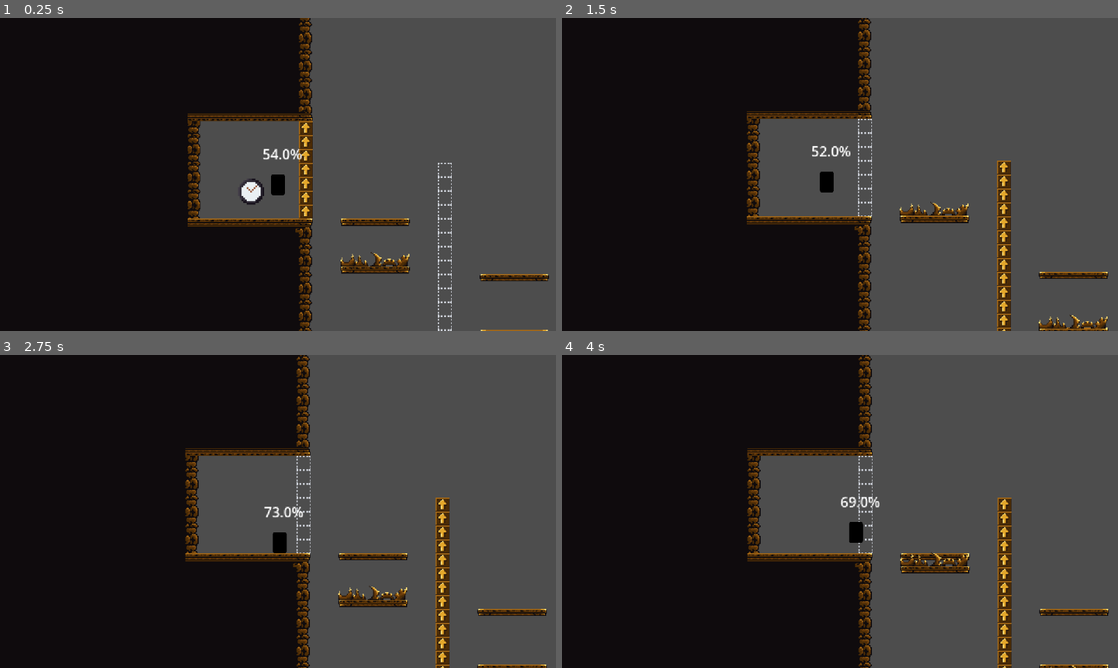
Above: before the commit, frames 1-4 (two rows, left to right).
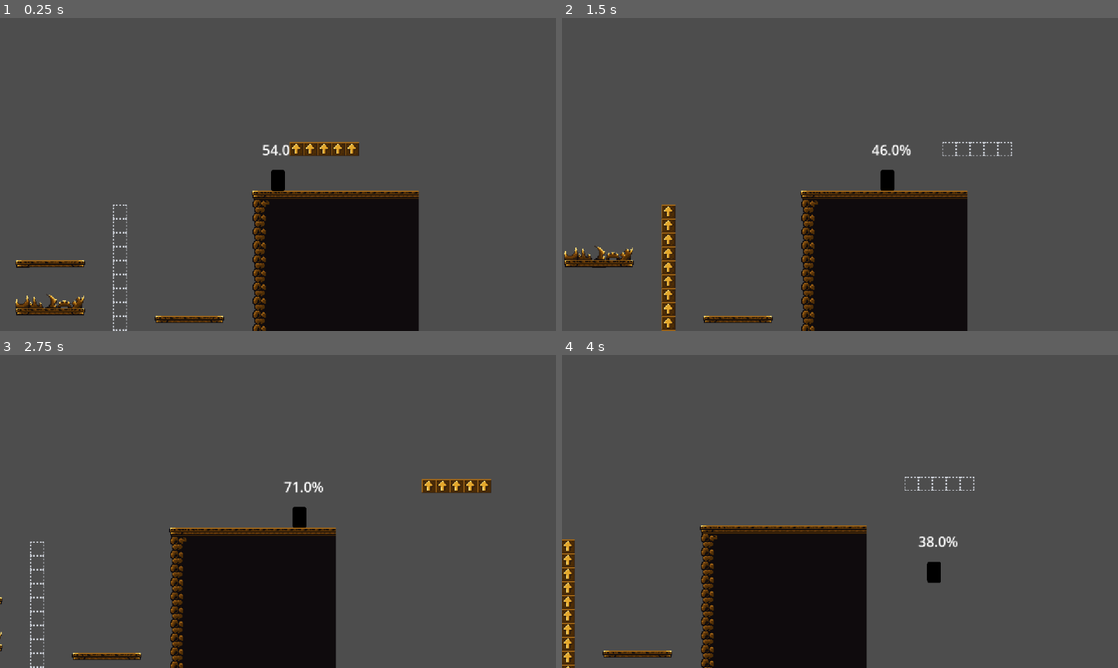
Above: after the commit, the same moments.

Repository: ygda-org/towerglass
Game: Godot game, scene res://levels/on_off.tscn
The game is run twice, just before and just after one commit, with the same random seed, the same clock (stepped at 60 frames per second) and the same inputs. This scene is started directly instead of the project's main scene. The engine's default icon, where the game draws it, is replaced by a stand-in: a white triangle on a blue panel in a dark square. Sound files missing from this copy of the repository are replaced by a short silence.
Inputs:
- Up to frame 1 (0.25 s): no input
- Up to frame 2 (1.5 s): hold D (right) from 0.53 s (still down); tap Space (jump) at 0.77 s
- Up to frame 3 (2.75 s): tap Space (jump) at 1.52 s; release D (right) at 2.03 s; hold A (left) from 2.03 s (still down)
- Up to frame 4 (4 s): release A (left) at 2.78 s; hold D (right) from 2.78 s (still down); tap Space (jump) at 3.02, 3.77 s

The runs differ from the first frame. In frame 1, 58% of the frame differs, in the area x 0-99%, y 0-100%; in frame 2, 57%; in frame 3, 49%; in frame 4, 44%.

Commit message:
movable on/off

Diff:
--- a/levels/level_objects/movable_platform.gd
+++ b/levels/level_objects/movable_platform.gd
@@ -1,23 +1,24 @@
 extends Node2D
 
 @export var size: int = 5
+@export var tile: PackedScene
 var start_pos: Vector2
-const MOVABLE_TILE = preload("uid://cp7kql7qpqvxm")
 
 func _ready() -> void:
 	var posx = 0
 	start_pos = position
 	for i in range(size):
-		var tile = MOVABLE_TILE.instantiate()
-		if i == 0:
-			tile.get_node("AnimatedSprite2D").set_animation('left')
-		elif i == size - 1:
-			tile.get_node("AnimatedSprite2D").set_animation('right')
-		else:
-			tile.get_node("AnimatedSprite2D").set_animation('middle')
-		tile.position = Vector2(posx, 0)
+		var addend = tile.instantiate()
+		if addend.name == 'MovableTile':
+			if i == 0:
+				addend.get_node("AnimatedSprite2D").set_animation('left')
+			elif i == size - 1:
+				addend.get_node("AnimatedSprite2D").set_animation('right')
+			else:
+				addend.get_node("AnimatedSprite2D").set_animation('middle')
+		addend.position = Vector2(posx, 0)
 		posx += 16
-		add_child(tile)
+		add_child(addend)
 
 func _physics_process(delta: float) -> void:
 	var i: int = 0
--- a/levels/level_objects/movable_tile.tscn
+++ b/levels/level_objects/movable_tile.tscn
@@ -44,7 +44,7 @@
 "speed": 5.0
 }]
 
-[node name="AnimatableBody2D" type="AnimatableBody2D" unique_id=1322318022]
+[node name="MovableTile" type="AnimatableBody2D" unique_id=1322318022]
 
 [node name="CollisionShape2D" type="CollisionShape2D" parent="." unique_id=204103478]
 position = Vector2(0, -4)
--- a/levels/level_objects/on_off_tiles/off_tile.tscn
+++ b/levels/level_objects/on_off_tiles/off_tile.tscn
@@ -29,7 +29,8 @@
 [sub_resource type="RectangleShape2D" id="RectangleShape2D_wnqih"]
 size = Vector2(18, 18)
 
-[node name="OffTile" type="StaticBody2D" unique_id=1057289622]
+[node name="OffTile" type="AnimatableBody2D" unique_id=1453251117]
+collision_mask = 0
 script = ExtResource("1_wnqih")
 
 [node name="AnimatedSprite2D" type="AnimatedSprite2D" parent="." unique_id=1096982122]
@@ -38,9 +39,11 @@
 autoplay = "off"
 
 [node name="CollisionShape2D" type="CollisionShape2D" parent="." unique_id=1073068597]
+visible = false
 shape = SubResource("RectangleShape2D_kvh5f")
 
 [node name="Area2D" type="Area2D" parent="." unique_id=1221634330]
+visible = false
 
 [node name="CollisionShape2D" type="CollisionShape2D" parent="Area2D" unique_id=793072444]
 shape = SubResource("RectangleShape2D_wnqih")
--- a/levels/level_objects/on_off_tiles/on_tile.tscn
+++ b/levels/level_objects/on_off_tiles/on_tile.tscn
@@ -29,7 +29,8 @@
 [sub_resource type="RectangleShape2D" id="RectangleShape2D_wnqih"]
 size = Vector2(18, 18)
 
-[node name="OnTile" type="StaticBody2D" unique_id=589685740]
+[node name="OnTile" type="AnimatableBody2D" unique_id=905601576]
+collision_mask = 0
 script = ExtResource("1_ydero")
 initial_state = true
 
@@ -38,9 +39,11 @@
 animation = &"on"
 
 [node name="CollisionShape2D" type="CollisionShape2D" parent="." unique_id=1378311262]
+visible = false
 shape = SubResource("RectangleShape2D_ydero")
 
 [node name="Area2D" type="Area2D" parent="." unique_id=2120395026]
+visible = false
 
 [node name="CollisionShape2D" type="CollisionShape2D" parent="Area2D" unique_id=1213610563]
 shape = SubResource("RectangleShape2D_wnqih")
--- a/levels/on_off.tscn
+++ b/levels/on_off.tscn
@@ -5,6 +5,8 @@
 [ext_resource type="PackedScene" uid="uid://dxleknhn167kn" path="res://levels/level_objects/general_attack.tscn" id="3_etc0n"]
 [ext_resource type="PackedScene" uid="uid://1vjjsky8w2o8" path="res://levels/level_objects/moving_stuff.tscn" id="3_wf343"]
 [ext_resource type="PackedScene" uid="uid://ct4f3pu1ikrvo" path="res://levels/level_objects/movable_platform.tscn" id="4_wbeui"]
+[ext_resource type="PackedScene" uid="uid://cp7kql7qpqvxm" path="res://levels/level_objects/movable_tile.tscn" id="5_khffv"]
+[ext_resource type="PackedScene" uid="uid://b7f8rdl578o7p" path="res://levels/level_objects/on_off_tiles/on_tile.tscn" id="6_n3dx3"]
 
 [sub_resource type="Curve2D" id="Curve2D_0es7p"]
 _data = {
@@ -33,6 +35,12 @@
 [sub_resource type="RectangleShape2D" id="RectangleShape2D_e1o26"]
 size = Vector2(84, 15)
 
+[sub_resource type="Curve2D" id="Curve2D_wbeui"]
+_data = {
+"points": PackedVector2Array(0, 0, 0, 0, 0, 0, 0, 0, 0, 0, 256, 0)
+}
+point_count = 2
+
 [node name="OnOff" type="Node2D" unique_id=2118787507]
 
 [node name="TileMapLayer" type="TileMapLayer" parent="." unique_id=188622445]
@@ -40,7 +48,7 @@
 tile_set = ExtResource("1_2kv7s")
 
 [node name="Player" parent="." unique_id=491503936 instance=ExtResource("2_e7ewd")]
-position = Vector2(1096, -531)
+position = Vector2(1470, -579)
 
 [node name="Challenge1" type="Node" parent="." unique_id=2104367168]
 
@@ -51,6 +59,7 @@
 
 [node name="MovablePlatform" parent="Challenge1/MovingStuff" unique_id=1164924703 instance=ExtResource("4_wbeui")]
 size = 7
+tile = ExtResource("5_khffv")
 
 [node name="Challenge2" type="Node" parent="." unique_id=1796187974]
 
@@ -105,4 +114,14 @@
 position = Vector2(-9.5, -7.584522)
 shape = SubResource("RectangleShape2D_e1o26")
 
+[node name="Challenge3" type="Node" parent="." unique_id=1470562670]
+
+[node name="MovingStuff" parent="Challenge3" unique_id=1151602952 instance=ExtResource("3_wf343")]
+position = Vector2(1488, -608)
+curve = SubResource("Curve2D_wbeui")
+time = 6.0
+
+[node name="MovablePlatform" parent="Challenge3/MovingStuff" unique_id=1443166074 instance=ExtResource("4_wbeui")]
+tile = ExtResource("6_n3dx3")
+
 [connection signal="body_entered" from="TileMapLayer/Checkpoint" to="TileMapLayer/Checkpoint" method="_on_body_entered"]
